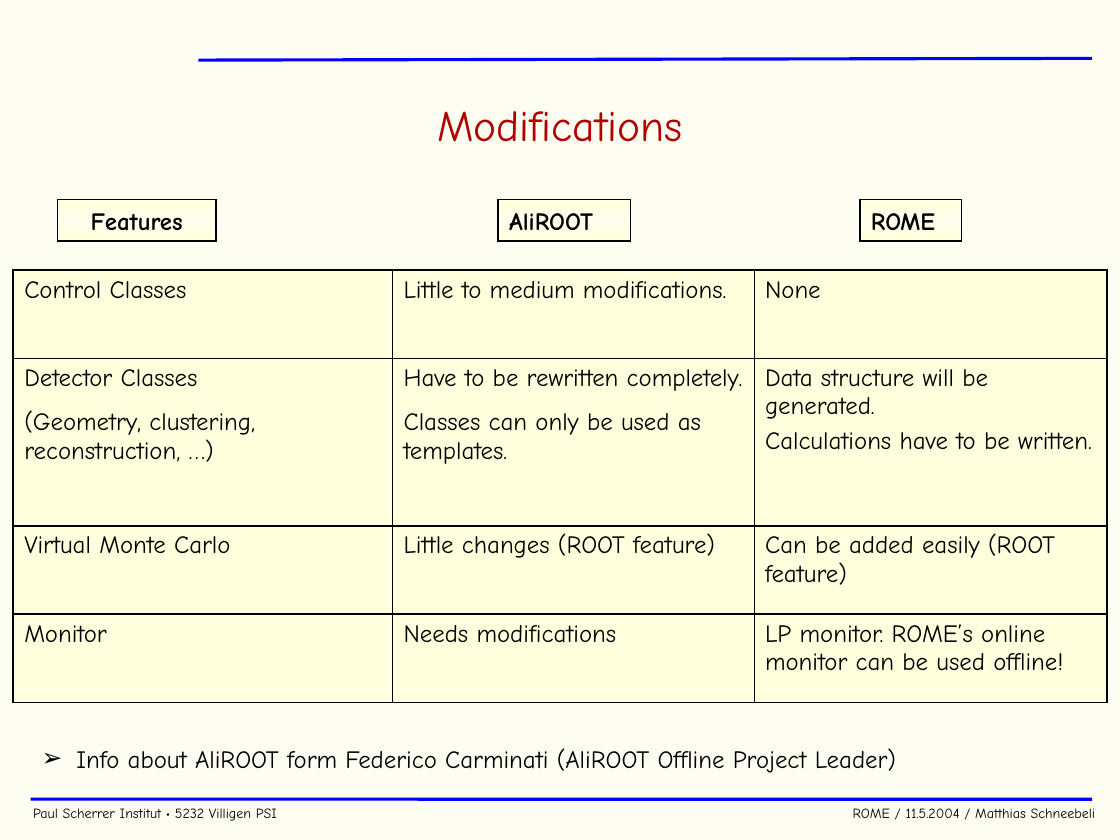
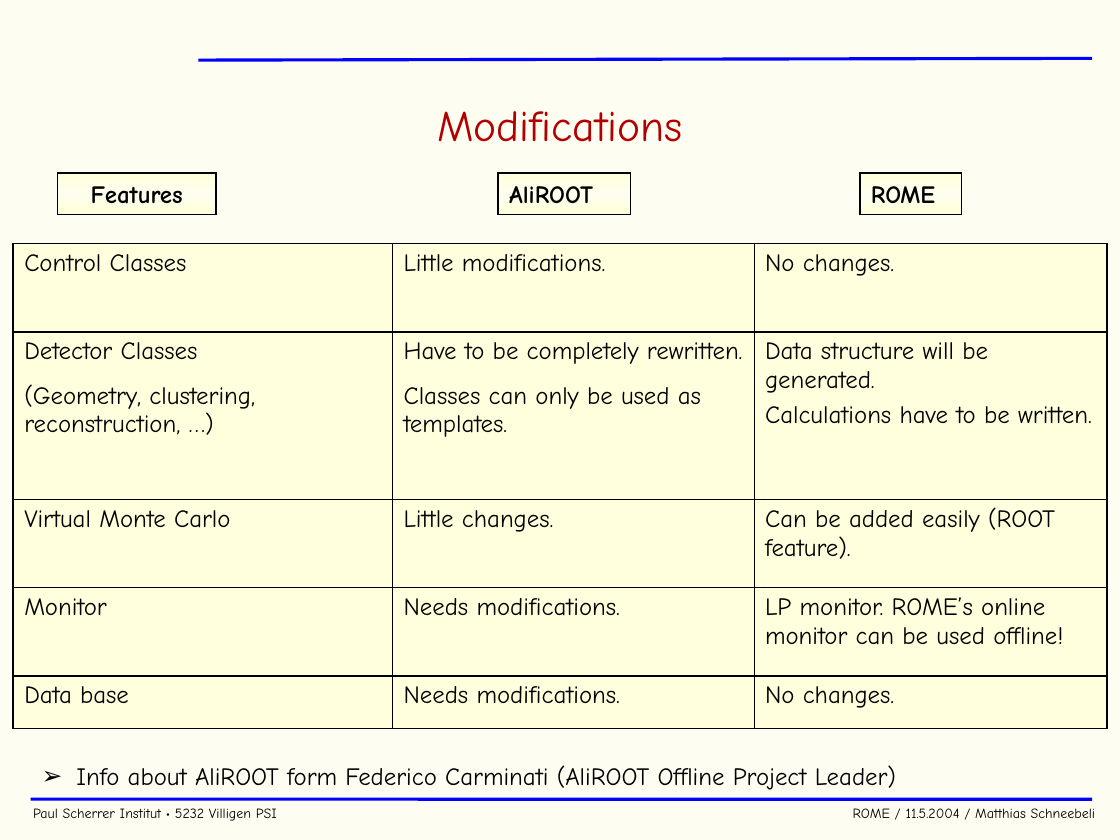
Before and after one commit to cjpl/rome, a slide deck: slide 34 of documentation/ROME.ppt (slide 36 before the commit). Drawn at 1120x840 pixels with LibreOffice and Linux fonts; fonts in the diff are those of the drawing; background and template pictures are left out. Boxes give left, top, right and bottom in pixels: in the first picture for what was removed or moved away, otherwise in the second. Text is boxed around its words. In the diff, an @@ line names an element or a change of style, - is before the commit and + after.

```diff
--- a/documentation/ROME.ppt
+++ b/documentation/ROME.ppt
@@ 3 rectangles: place and size @@
-3 rectangles at (57,199,962,241)
+3 rectangles at (57,174,962,215)
@@ table at (13,244,1108,729) @@
-row 1: Control Classes | Little to medium modifications. | None
-row 2: Detector Classes / (Geometry, clustering, reconstruction, …) | Have to be rewritten completely. / Classes can only be used as templates. | Data structure will be generated. / Calculations have to be written.
-row 3: Virtual Monte Carlo | Little changes (ROOT feature) | Can be added easily (ROOT feature)
-row 4: Monitor | Needs modifications | LP monitor. ROME’s online monitor can be used offline!
+row 1: Control Classes | Little modifications. | No changes.
+row 2: Detector Classes / (Geometry, clustering, reconstruction, …) | Have to be completely rewritten. / Classes can only be used as templates. | Data structure will be generated. / Calculations have to be written.
+row 3: Virtual Monte Carlo | Little changes. | Can be added easily (ROOT feature).
+row 4: Monitor | Needs modifications. | LP monitor. ROME’s online monitor can be used offline!
+row 5: Data base | Needs modifications. | No changes.
@@ table: place and size @@
-table at (13,270,1108,702)
+table at (13,244,1108,729)
@@ text "Info about AliROOT form Federico ...": place and size @@
-text "Info about AliROOT form Federico ..." at (76,748,896,773)
+text "Info about AliROOT form Federico ..." at (76,765,896,790)
```
Also in this commit, not shown: 40 other slides changed, 1 slide added, 1 slide removed.
